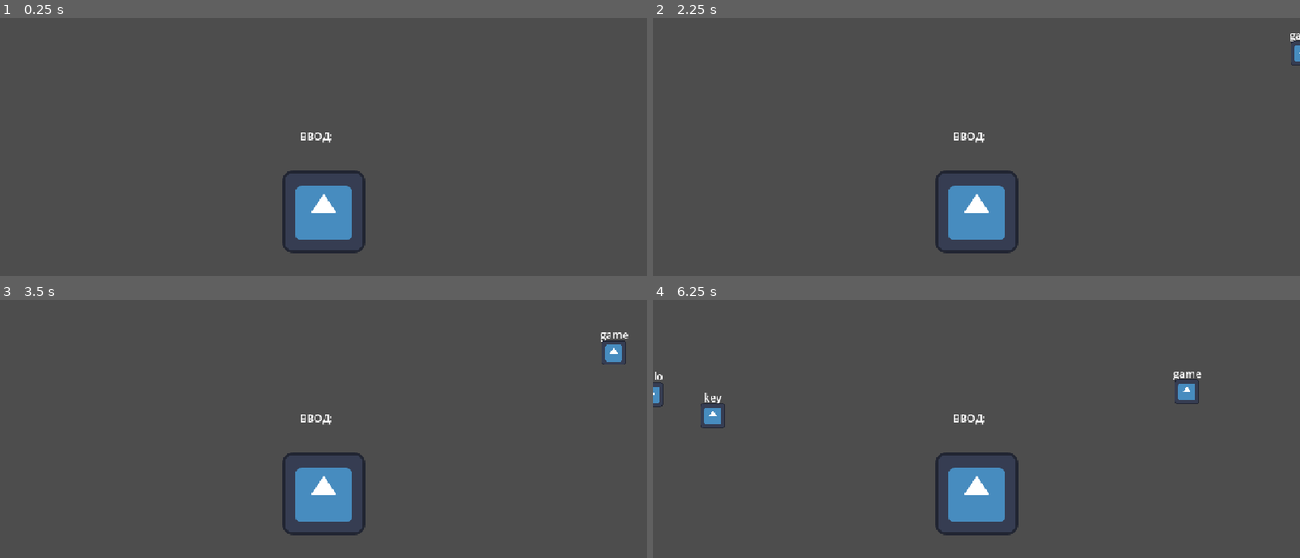
Above: before the commit, frames 1-4 (two rows, left to right).
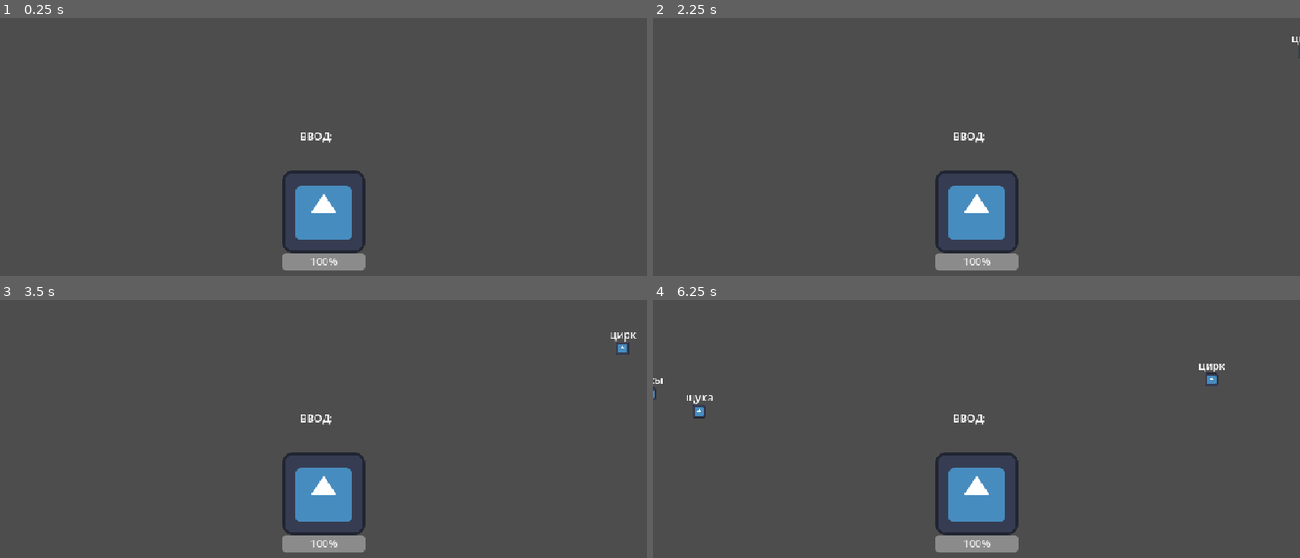
Above: after the commit, the same moments.

Repository: RuroXren/Individual_project_1
Game: Godot game, scene res://world.tscn
Two runs of this game, one before a commit and one after it. Both use one fixed random seed, a clock stepped at 60 frames per second and the inputs below. The engine's default icon, where the game draws it, is replaced by a stand-in: a white triangle on a blue panel in a dark square.
Inputs:
- Up to frame 1 (0.25 s): no input
- Up to frame 2 (2.25 s): tap Enter at 0.5, 0.6, 2, 2.1 s; tap Space at 1.25 s; tap Backspace at 1.35 s
- Up to frame 3 (3.5 s): tap Backspace at 2.85 s
- Up to frame 4 (6.25 s): tap Enter at 3.6, 5.1 s; tap Backspace at 4.35, 5.85 s

The runs differ from the first frame. In frame 1, 0.8% of the frame differs, in the area x 43-57%, y 91-98%; in frame 2, 0.9%; in frame 3, 1.2%; in frame 4, 1.7%, in the area x 0-89%, y 24-98%.

Commit message:
Super funny
Исправил код и добавил многое

Diff:
--- a/Character.tscn
+++ b/Character.tscn
@@ -3,8 +3,8 @@
 [ext_resource type="Script" uid="uid://b84w88ax7n6fe" path="res://character.gd" id="1_7ig0a"]
 [ext_resource type="Texture2D" uid="uid://bf4fslp1jk3w8" path="res://icon.svg" id="1_oolk3"]
 
-[sub_resource type="RectangleShape2D" id="RectangleShape2D_7ig0a"]
-size = Vector2(128, 128)
+[sub_resource type="CircleShape2D" id="CircleShape2D_7ig0a"]
+radius = 70.0286
 
 [node name="CharacterBody2D" type="CharacterBody2D"]
 script = ExtResource("1_7ig0a")
@@ -12,5 +12,18 @@
 [node name="Sprite" type="Sprite2D" parent="."]
 texture = ExtResource("1_oolk3")
 
-[node name="CollisionShape2D" type="CollisionShape2D" parent="."]
-shape = SubResource("RectangleShape2D_7ig0a")
+[node name="Area2D" type="Area2D" parent="."]
+position = Vector2(104, 0)
+
+[node name="CollisionShape2D" type="CollisionShape2D" parent="Area2D"]
+position = Vector2(-104, 0)
+shape = SubResource("CircleShape2D_7ig0a")
+
+[node name="ProgressBar" type="ProgressBar" parent="."]
+offset_left = -64.0
+offset_top = 64.0
+offset_right = 64.0
+offset_bottom = 91.0
+step = 1.0
+
+[connection signal="area_entered" from="Area2D" to="." method="_on_area_2d_area_entered"]
--- a/character.gd
+++ b/character.gd
@@ -1,4 +1,12 @@
 extends CharacterBody2D
+
+var HP = 100
+var MP = 0
 
 func _ready():
 	add_to_group("Player")
+func _process(delta):
+	$ProgressBar.value = HP
+
+func _on_area_2d_area_entered(area: Area2D) -> void:
+	HP -= 1
--- a/word.gd
+++ b/word.gd
@@ -2,9 +2,10 @@
 
 var word: String = ""
 var player_ref: Node2D = null
-var speed: int = 50
+var speed: int = 40
 
 func _ready():
+	add_to_group("Word")
 	$Label.text = word
 
 	player_ref = get_tree().get_first_node_in_group("Player")
--- a/word.tscn
+++ b/word.tscn
@@ -1,20 +1,28 @@
-[gd_scene load_steps=3 format=3 uid="uid://b8jg37qdw6nle"]
+[gd_scene load_steps=4 format=3 uid="uid://b8jg37qdw6nle"]
 
 [ext_resource type="Texture2D" uid="uid://bf4fslp1jk3w8" path="res://icon.svg" id="1_3q3ku"]
 [ext_resource type="Script" uid="uid://cnggeq6308de6" path="res://word.gd" id="1_vl1uy"]
+
+[sub_resource type="RectangleShape2D" id="RectangleShape2D_vl1uy"]
 
 [node name="CharacterBody2D" type="CharacterBody2D"]
 script = ExtResource("1_vl1uy")
 
 [node name="Label" type="Label" parent="."]
 offset_left = -20.0
-offset_top = -39.0
+offset_top = -33.0
 offset_right = 20.0
-offset_bottom = -16.0
+offset_bottom = -10.0
 horizontal_alignment = 1
 vertical_alignment = 1
 autowrap_mode = 2
 
 [node name="Sprite2D" type="Sprite2D" parent="."]
-scale = Vector2(0.3, 0.3)
+scale = Vector2(0.15625, 0.15625)
 texture = ExtResource("1_3q3ku")
+
+[node name="CollisionShape2D" type="CollisionShape2D" parent="."]
+shape = SubResource("RectangleShape2D_vl1uy")
+
+[node name="CollisionShape2D2" type="CollisionShape2D" parent="."]
+shape = SubResource("RectangleShape2D_vl1uy")
--- a/world.gd
+++ b/world.gd
@@ -3,12 +3,19 @@
 const SCREEN_W := 1000
 const SCREEN_H := 600
 const MARGIN := 15
-var words_list = ["hello", "boat", "human", "game", "key", "lock", "pizza"]
+
+
+var path = "res://word_list_ru.txt"
+var words_list = [
+	"пока","цирк","танк","часы",
+	"утка","вино","щука","фара",
+	"кола","хлеб","утюг","юбка",
+	"вода","зонт","торт","яхта",
+]
 
 func _ready():
 	$Timer.timeout.connect(_spawn_word)
 	$Timer.start(2.0)
-
 
 func _process(_delta):
 	$Inp_Dis.text = "ВВОД: " + curr_inp
@@ -38,8 +45,7 @@
 
 func _input(event):
 	if event is InputEventKey and event.pressed:
-		if event.unicode >= 16 and event.unicode <= 512:
-			curr_inp += char(event.unicode)
+		curr_inp += char(event.unicode)
 
 		if event.keycode == KEY_ENTER:
 			_check_w(curr_inp)
Not shown, added: word_list_ru.txt
